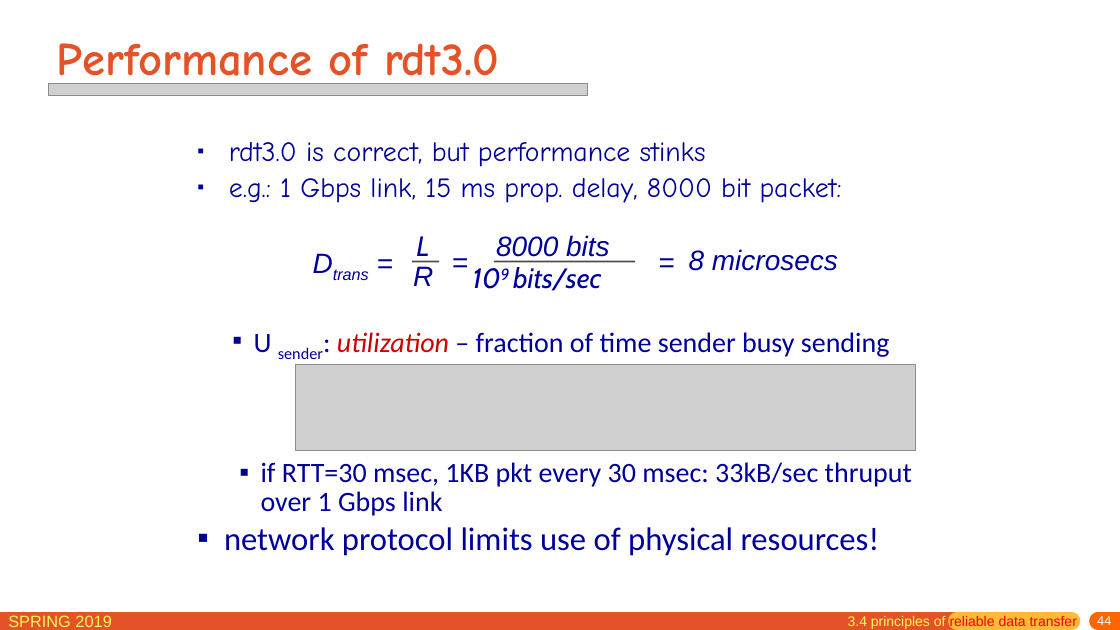
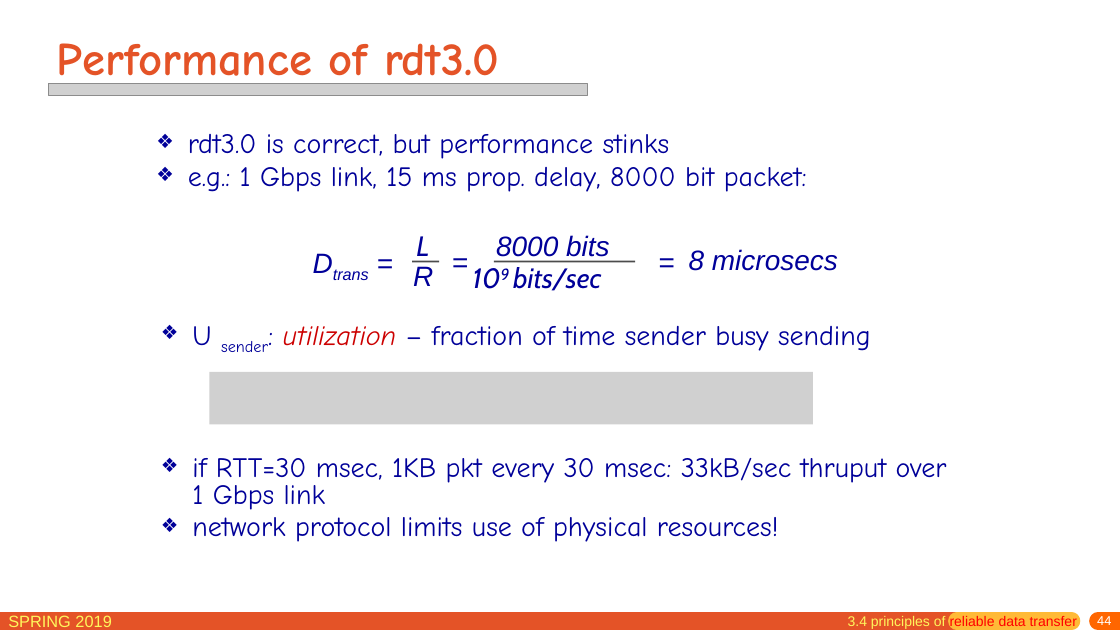
Before and after one commit to jichenghu/PPT_networkDistributed, a slide deck: slide 44 of chapter3.pptx. Drawn at 1120x630 pixels with LibreOffice and Linux fonts; fonts in the diff are those of the drawing; grey boxes stand for pictures. Boxes give left, top, right and bottom in pixels: in the first picture for what was removed or moved away, otherwise in the second. Text is boxed around its words. In the diff, an @@ line names an element or a change of style, - is before the commit and + after.

```diff
--- a/chapter3.pptx
+++ b/chapter3.pptx
@@ text "rdt3.0 is correct, but performance ..." moved from (x1=229, y1=142, x2=842, y2=203) to (x1=188, y1=134, x2=807, y2=192) @@
@@ text "rdt3.0 is correct, but performance ..." at (x1=188, y1=134, x2=807, y2=192): size 23.8 to 24.1 pt; bullet ▪ to ❖; line spacing 0.9 to 0.8 @@
@@ text "U sender: utilization – fraction ..." moved from (x1=254, y1=332, x2=890, y2=359) to (x1=192, y1=326, x2=871, y2=352) @@
@@ text "U sender: utilization – fraction ..." at (x1=192, y1=326, x2=871, y2=352): font Calibri to Comic Neue; bullet ▪ to ❖; line spacing 0.85 to 0.8 @@
@@ picture added at (x1=209, y1=372, x2=812, y2=425) @@
@@ picture removed at (x1=296, y1=365, x2=916, y2=450) @@
@@ text "if RTT=30 msec, 1KB pkt ..." moved from (x1=224, y1=462, x2=912, y2=556) to (x1=192, y1=458, x2=947, y2=542) @@
@@ text "if RTT=30 msec, 1KB pkt ..." at (x1=192, y1=458, x2=947, y2=542): font Calibri to Comic Neue; size 28 to 24 pt in "network protocol limits use of physical resources!"; bullet ▪ to ❖; line spacing 0.85 to 0.8 @@
```
Also in this commit, not shown: 45 other slides changed, 1 slide added.
